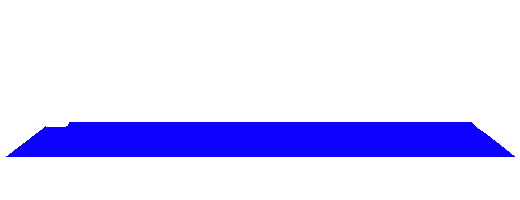
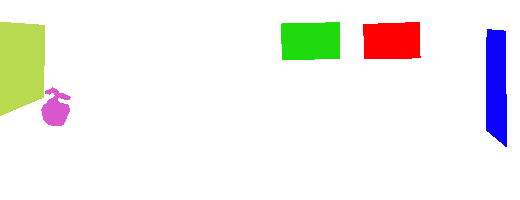
Layer changes from the first 520x200 image to the second:
showed "Layer 11" over left=0, top=22, right=507, bottom=147
hid "Layer 10" over left=6, top=122, right=515, bottom=157
